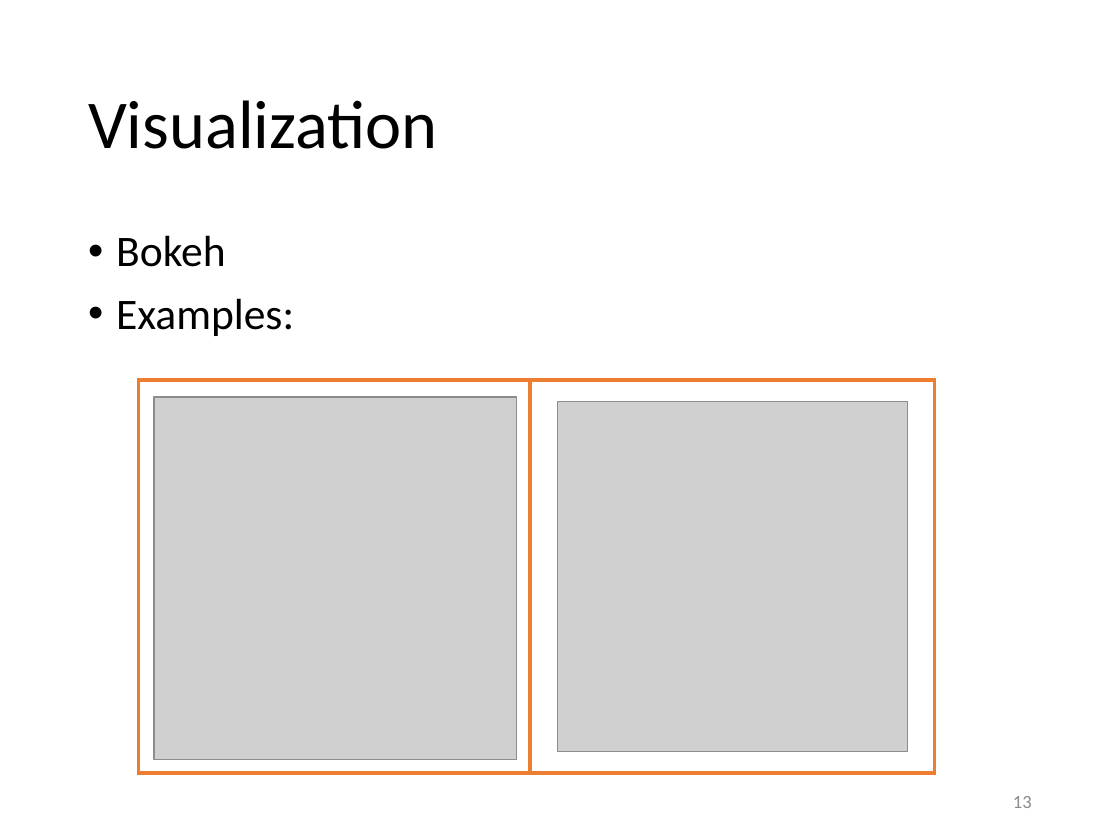
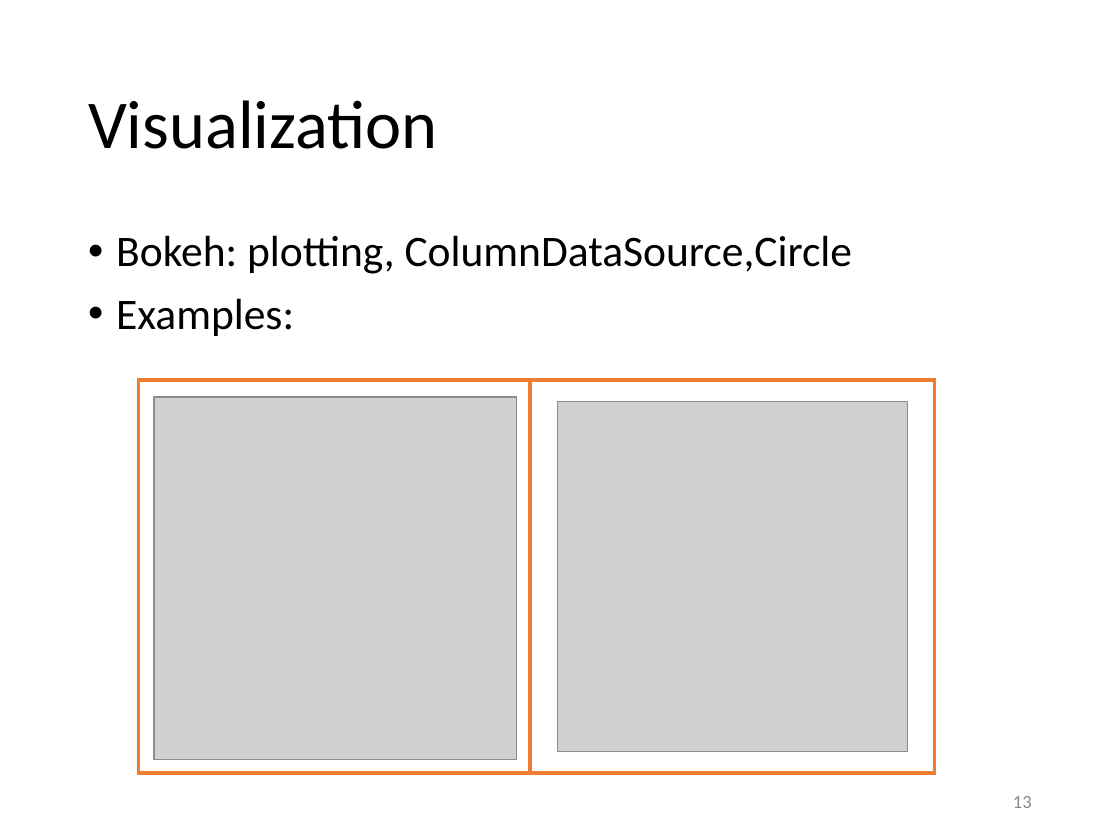
Before and after one commit to Xiaoyu485/CO-Project, a slide deck: slide 13 of Project/presentation.pptx. Drawn at 1120x840 pixels with LibreOffice and Linux fonts; fonts in the diff are those of the drawing; grey boxes stand for pictures; background and template pictures are left out. Boxes give left, top, right and bottom in pixels: in the first picture for what was removed or moved away, otherwise in the second. Text is boxed around its words. In the diff, an @@ line names an element or a change of style, - is before the commit and + after.

```diff
--- a/Project/presentation.pptx
+++ b/Project/presentation.pptx
@@ text at (116,235,853,274): text changed @@
-• Bokeh
+• Bokeh: plotting, ColumnDataSource,Circle
```
Also in this commit, not shown: 2 other slides changed, 34 other files.
